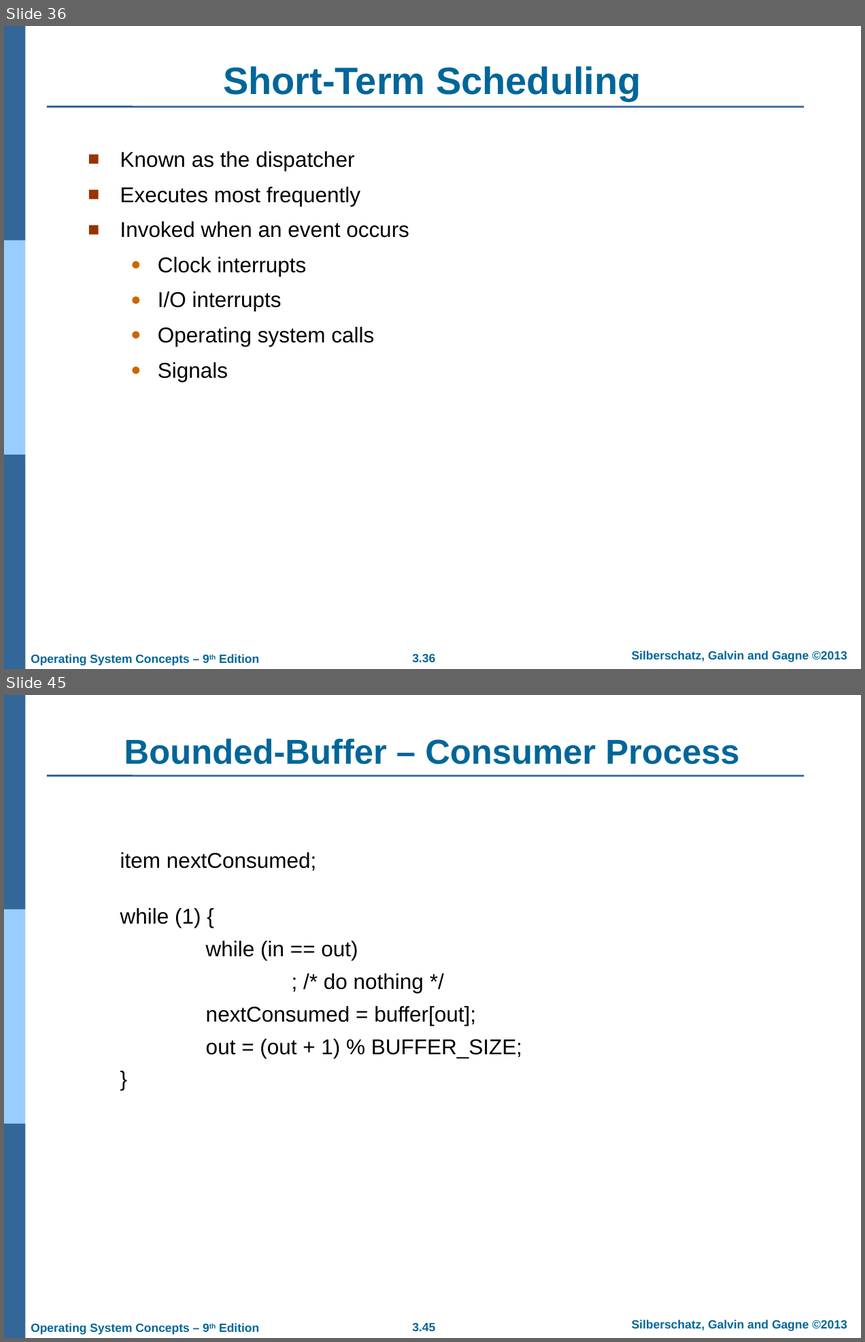
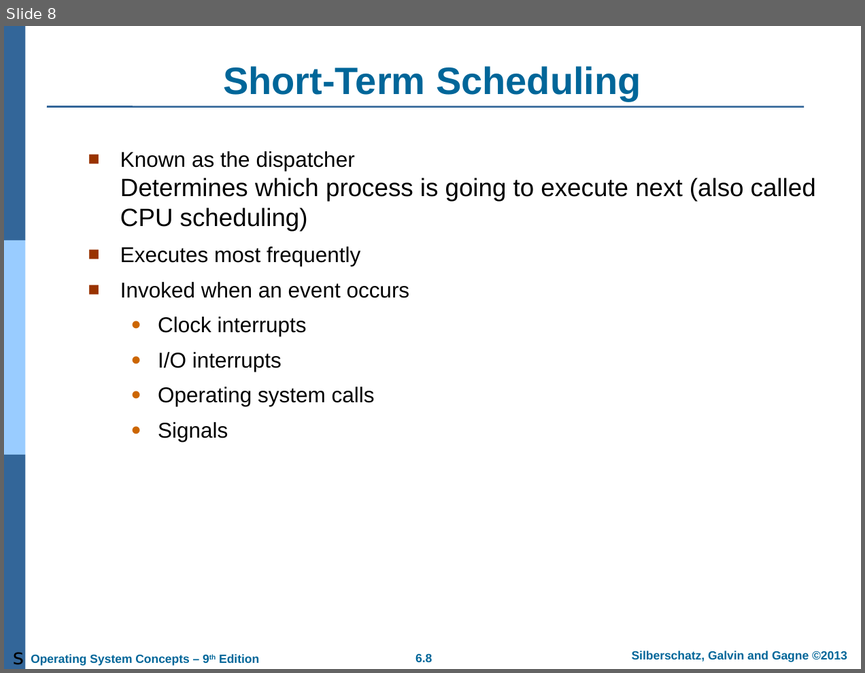
Before and after one commit to qasim2020/givezakat, a slide deck: static/AOS/Chapter 3.ppt. Shown one above the other, each under a label of ours: slides 36 and 45 before the commit, slide 8 after it; the slides between them are not shown. The pictures are 865x1342 and 865x673 pixels, drawn with LibreOffice and Linux fonts; fonts in the diff are those of the drawing; background and template pictures are left out. Boxes give left, top, right and bottom in pixels: in the first picture for what was removed or moved away, otherwise in the second. Text is boxed around its words. In the diff, an @@ line names an element or a change of style, - is before the commit and + after.

```diff
--- a/static/AOS/Chapter 3.ppt
+++ b/static/AOS/Chapter 3.ppt
@@ slide 45 removed at box(4, 695, 861, 1338), background #FFFFFF; not listed: 7 template elements that a slide beside it also shows @@
@@ title removed at box(124, 739, 739, 764) @@
-Bounded-Buffer – Consumer Process
@@ text removed at box(120, 852, 522, 1058) @@
-item nextConsumed;
-while (1) {
-while (in == out)
-; /* do nothing */
-nextConsumed = buffer[out];
-out = (out + 1) % BUFFER_SIZE;
-}
@@ what was slide 36 is now slide 8 @@
@@ slide 8 changed as well @@
@@ text at box(120, 151, 816, 231): text changed; size 18 to 21 pt @@
-■ Known as the dispatcher
+■ Known as the dispatcher
+  Determines which process is going to execute next (also called CPU scheduling)
@@ text added at box(13, 652, 24, 665), 18 pt, text #000000 @@
+s
@@ page number at box(415, 653, 432, 662): text changed @@
-3.36
+6.8
```
Also in this commit, not shown: 1 other slide changed, 41 slides added, 59 other slides removed, 12 other files.
